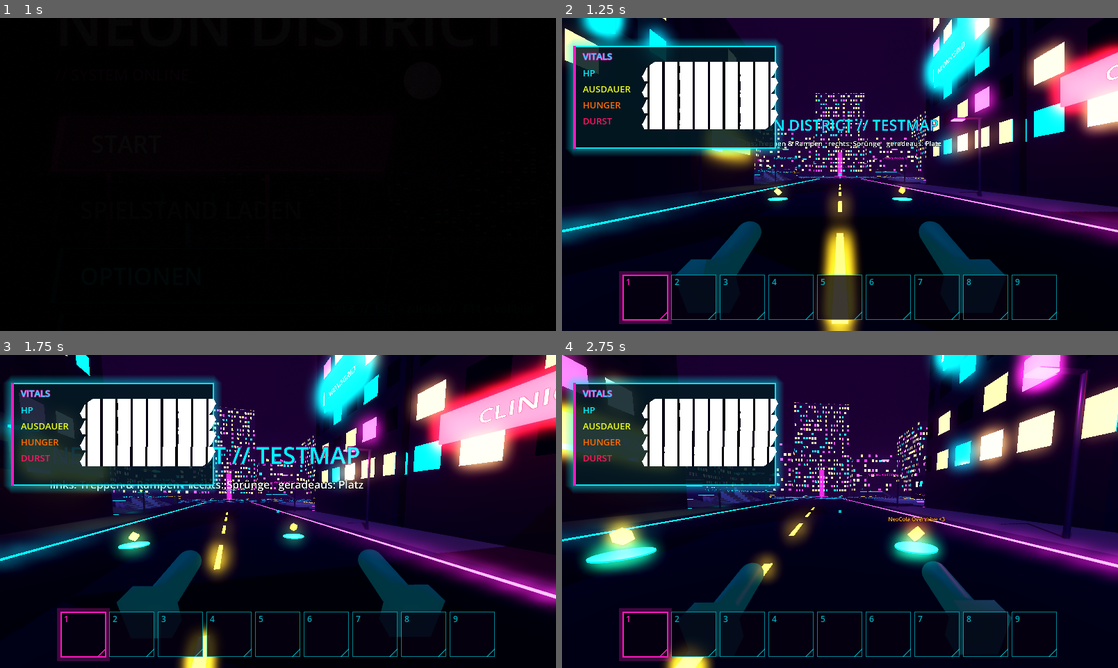
Above: before the commit, frames 1-4 (two rows, left to right).
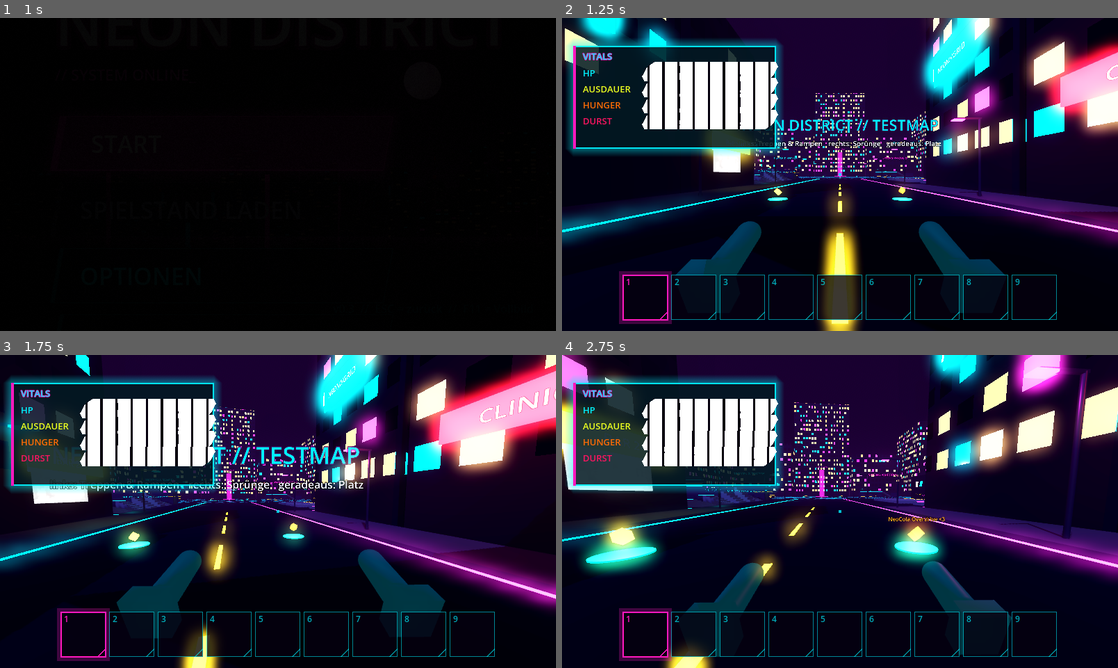
Above: after the commit, the same moments.

Repository: CaptainArschbart/Test
Game: Godot game, scene res://scenes/menu/main_menu.tscn
The game is run twice, just before and just after one commit, with the same random seed, the same clock (stepped at 60 frames per second) and the same inputs.
Inputs (mouse positions are in pixels of both pictures, inside the frame that each line leads up to):
- Up to frame 1 (1 s): click "START" at 0.5 s
- Up to frame 2 (1.25 s): no input
- Up to frame 3 (1.75 s): tap Enter at 1.25 s; move the mouse to (305, 511) at 1.27 s; hold W (move_forward) from 1.28 s (still down); hold Q (drop_item) from 1.28 s (still down); tap Space (jump) at 1.52 s
- Up to frame 4 (2.75 s): keep holding W (move_forward); move the mouse to (812, 511) at 2.02 s; release Q (drop_item) at 2.03 s; tap 1 (hotbar_1) at 2.1 s; tap Space (jump) at 2.27 s

Frame 1 is identical in both runs. In frame 2, 0.3% of the frame differs, in the area x 27-33%, y 41-50%; in frame 3, 0.8%; in frame 4, 1.5%, in the area x 0-17%, y 30-44%.

Commit message:
Poster hängt an der Hauswand der Testmap, die über Start geladen wird.

Diff:
--- a/scenes/main/main.tscn
+++ b/scenes/main/main.tscn
@@ -40,6 +40,10 @@
 [sub_resource type="StandardMaterial3D" id="StandardMaterial3D_poster"]
 albedo_texture = ExtResource("11_poster")
 roughness = 0.9
+emission_enabled = true
+emission = Color(1, 1, 1, 1)
+emission_energy_multiplier = 0.45
+emission_texture = ExtResource("11_poster")
 texture_filter = 5
 cull_mode = 2
 
--- a/scenes/testmap/testmap.tscn
+++ b/scenes/testmap/testmap.tscn
@@ -11,6 +11,21 @@
 [ext_resource type="Resource" path="res://scenes/items/data/stim_pack.tres" id="94_stim_pack"]
 [ext_resource type="Resource" path="res://scenes/items/data/mono_blade.tres" id="95_mono_blade"]
 [ext_resource type="Resource" path="res://scenes/items/data/emp_grenade.tres" id="96_emp_grenade"]
+[ext_resource type="Texture2D" path="res://pictures/maxresdefault.jpg" id="97_poster"]
+
+[sub_resource type="StandardMaterial3D" id="Mat_poster"]
+albedo_texture = ExtResource("97_poster")
+roughness = 0.85
+emission_enabled = true
+emission = Color(1, 1, 1, 1)
+emission_energy_multiplier = 0.9
+emission_texture = ExtResource("97_poster")
+texture_filter = 5
+cull_mode = 2
+
+[sub_resource type="QuadMesh" id="Quad_poster"]
+material = SubResource("Mat_poster")
+size = Vector2(4.8, 2.7)
 
 [sub_resource type="StandardMaterial3D" id="Mat_asphalt"]
 albedo_color = Color(0.09, 0.09, 0.12, 1)
@@ -630,6 +645,11 @@
 size = Vector3(16, 18, 11)
 material = SubResource("Mat_facade")
 
+[node name="Poster" type="MeshInstance3D" parent="Buildings"]
+transform = Transform3D(0, 0, 1, 0, 1, 0, -1, 0, 0, -11.96, 3.2, 22)
+cast_shadow = 0
+mesh = SubResource("Quad_poster")
+
 [node name="StreetBlock4" type="CSGBox3D" parent="Buildings"]
 transform = Transform3D(1, 0, 0, 0, 1, 0, 0, 0, 1, 22, 14, 46)
 use_collision = true
Not shown: 1 places in scenes/testmap/testmap.tscn that only renumber resources
Not shown, changed: cursor_updatenotice.md
